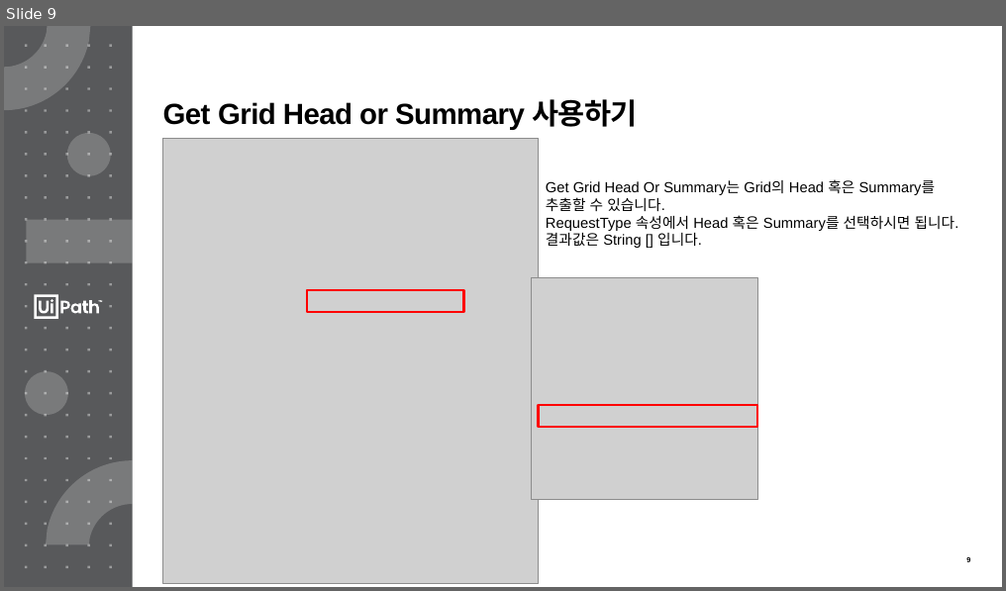
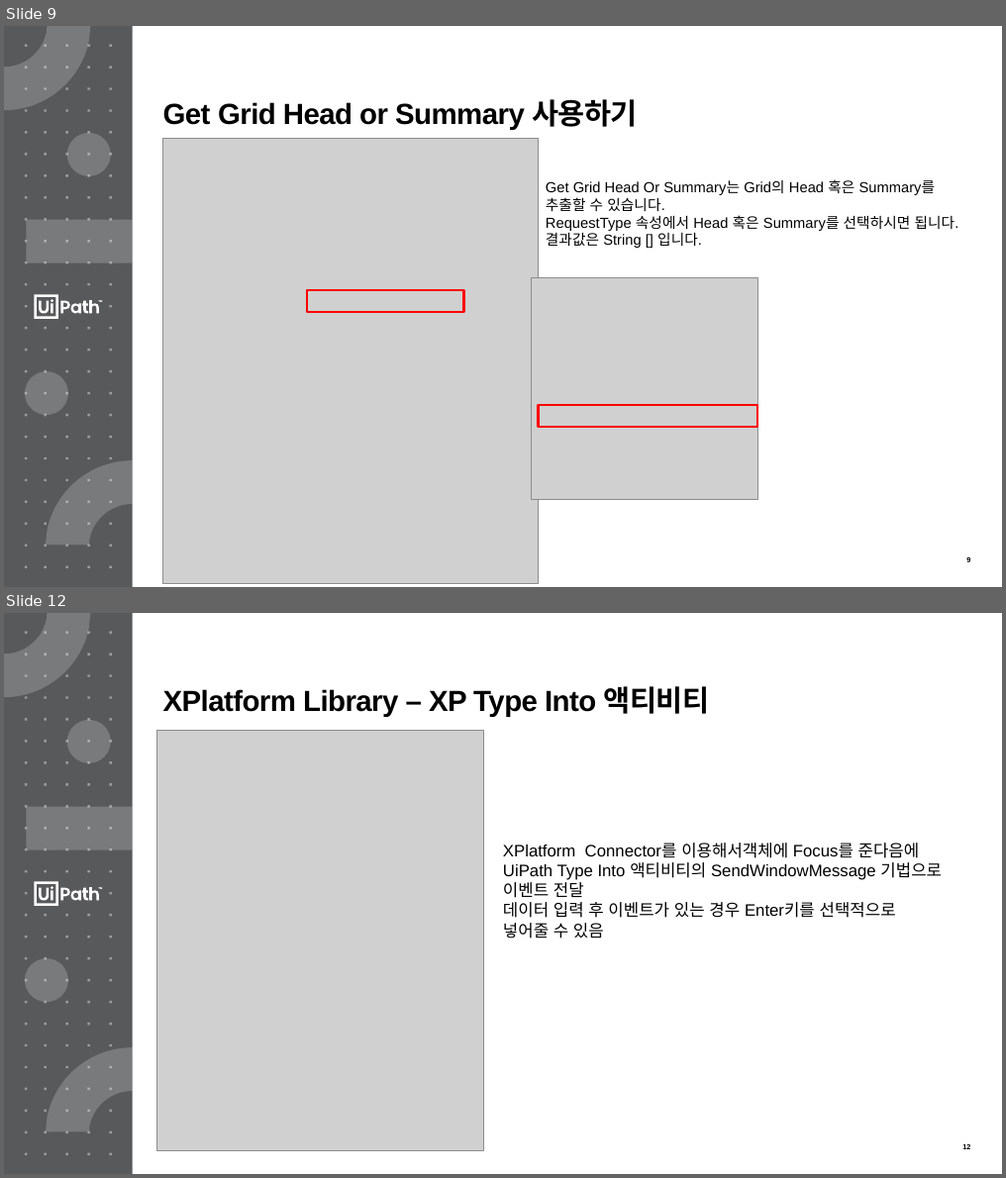
Before and after one commit to uipathkorea/CustomActivities, a slide deck: XPlatformConnector/XPlatformConnector사용가이드.pptx. Shown one above the other, each under a label of ours: slide 9 before the commit, slides 9 and 12 after it; the slides between them are not shown. The pictures are 1006x591 and 1006x1178 pixels, drawn with LibreOffice and Linux fonts; fonts in the diff are those of the drawing; grey boxes stand for pictures. Boxes give left, top, right and bottom in pixels: in the first picture for what was removed or moved away, otherwise in the second. Text is boxed around its words. In the diff, an @@ line names an element or a change of style, - is before the commit and + after.

Commit message:
XPlatform Library 사용 가이드 및 Library 추가

```diff
--- a/XPlatformConnector/XPlatformConnector사용가이드.pptx
+++ b/XPlatformConnector/XPlatformConnector사용가이드.pptx
@@ slide 12 added at (x1=4, y1=613, x2=1002, y2=1174), background #58595B; not listed: 9 template elements that a slide beside it also shows @@
@@ title added at (x1=163, y1=686, x2=710, y2=717), 28 pt, text #000000, bold @@
+XPlatform Library – XP Type Into 액티비티
@@ picture added at (x1=156, y1=731, x2=483, y2=1152) @@
@@ text added at (x1=503, y1=843, x2=942, y2=939), 16 pt, text #000000 @@
+XPlatform Connector를 이용해서객체에 Focus를 준다음에 UiPath Type Into 액티비티의 SendWindowMessage 기법으로 이벤트 전달
+데이터 입력 후 이벤트가 있는 경우 Enter키를 선택적으로 넣어줄 수 있음
```
Also in this commit, not shown: 1 slide changed, 2 other slides added, 1 other file.
